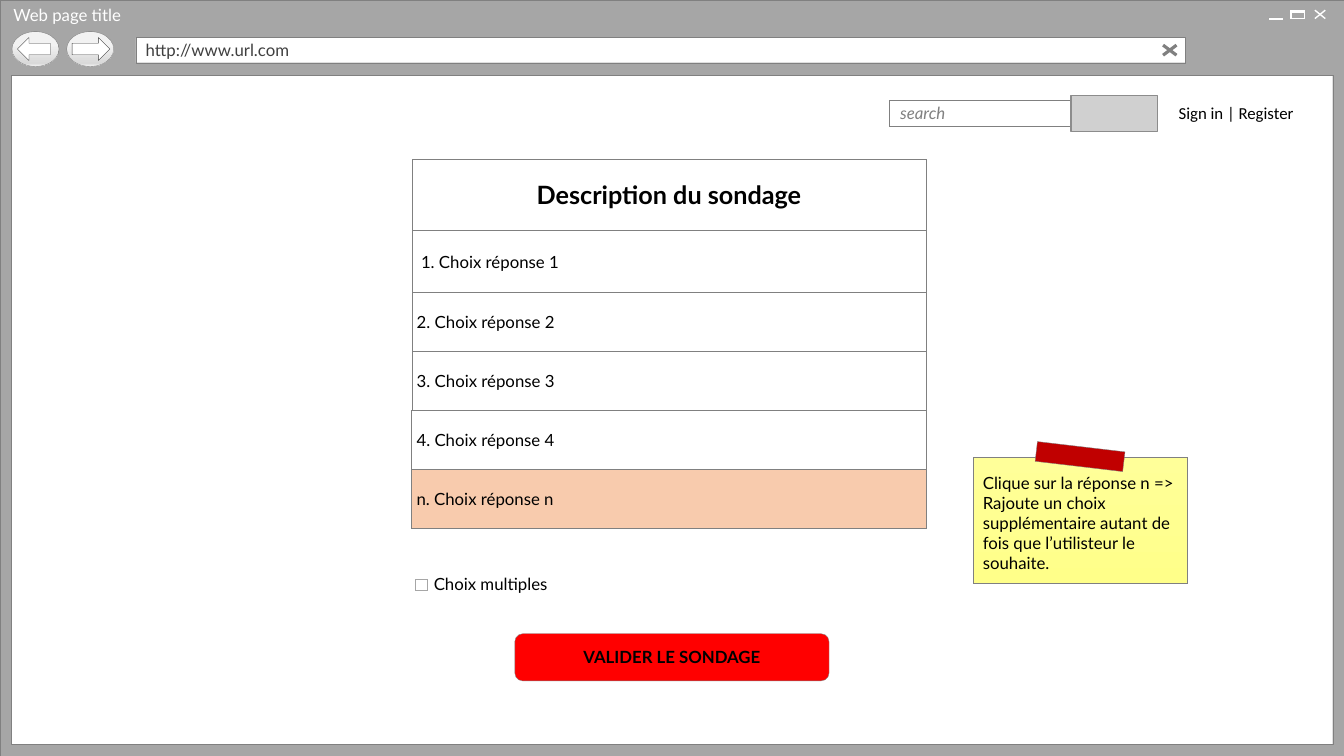
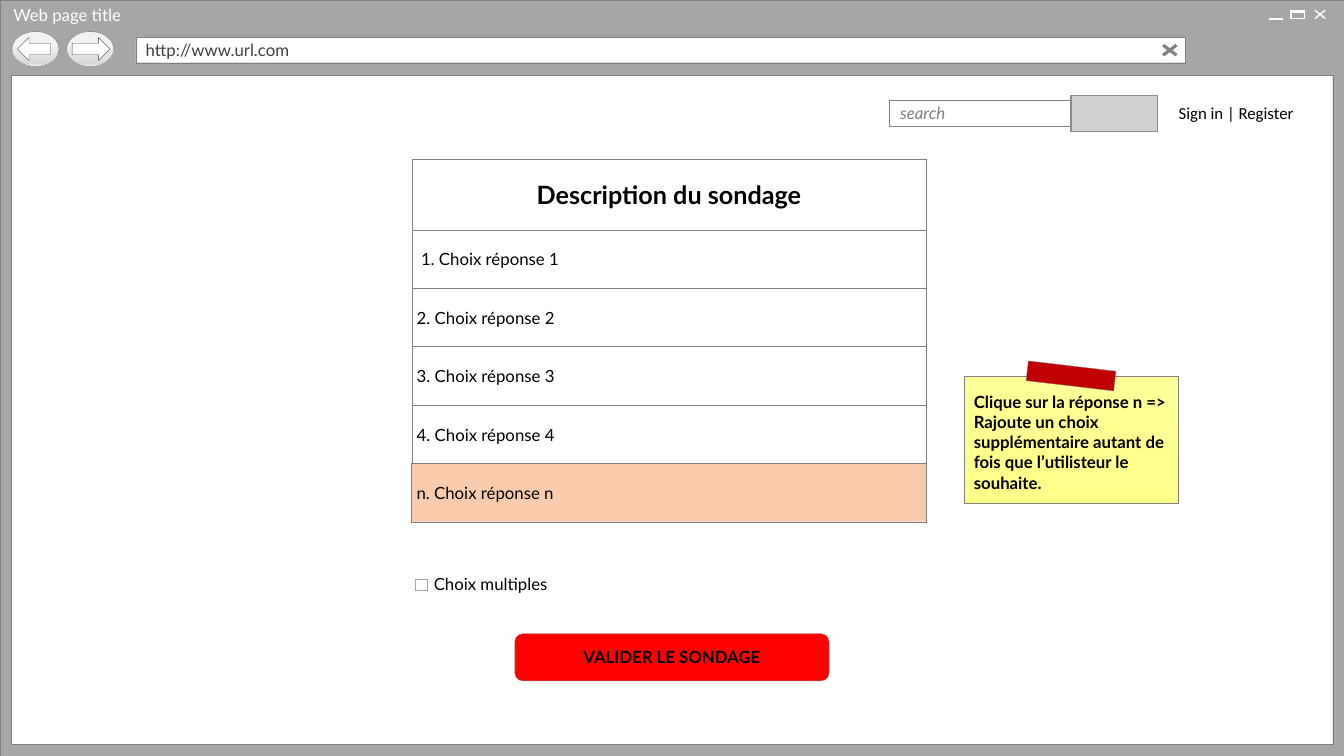
Before and after one commit to Holyz1988/PROJET1-ASP.NET, a slide deck: slide 4 of Page d’acceuil.pptx. Drawn at 1344x756 pixels with LibreOffice and Linux fonts; fonts in the diff are those of the drawing; grey boxes stand for pictures; background and template pictures are left out. Boxes give left, top, right and bottom in pixels: in the first picture for what was removed or moved away, otherwise in the second. Text is boxed around its words. In the diff, an @@ line names an element or a change of style, - is before the commit and + after.

```diff
--- a/Page d’acceuil.pptx
+++ b/Page d’acceuil.pptx
@@ rectangle "1. Choix réponse 1": place and size @@
-rectangle "1. Choix réponse 1" at <box>411,231,927,292</box>
+rectangle "1. Choix réponse 1" at <box>411,230,927,288</box>
@@ rectangle "Clique sur la réponse n ...": place and size @@
-rectangle "Clique sur la réponse n ..." at <box>973,458,1188,585</box>
+rectangle "Clique sur la réponse n ..." at <box>964,377,1179,504</box>
@@ rectangle "Clique sur la réponse n ..." at <box>964,377,1179,504</box>: bold on @@
@@ rectangle: place and size @@
-rectangle at <box>1036,442,1125,472</box>
+rectangle at <box>1027,361,1116,391</box>
@@ 4 rectangles: place and size @@
-4 rectangles at <box>411,292,927,528</box>
+4 rectangles at <box>411,288,927,522</box>
```
Also in this commit, not shown: 4 other slides changed.
